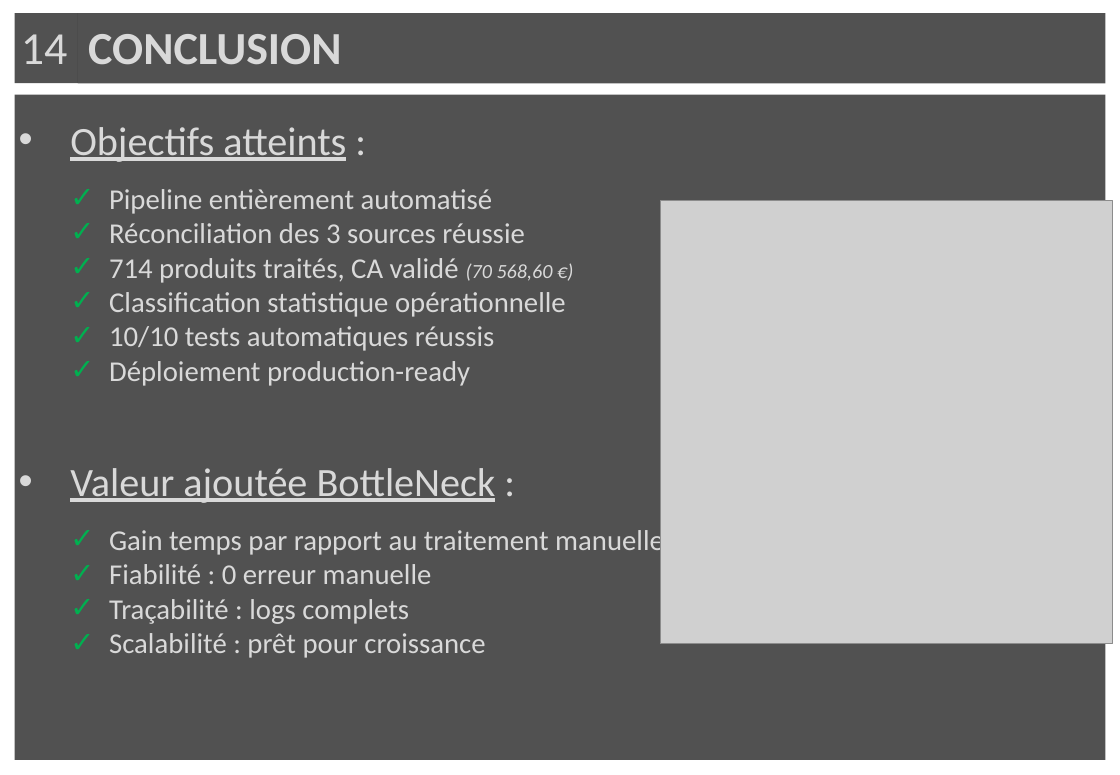
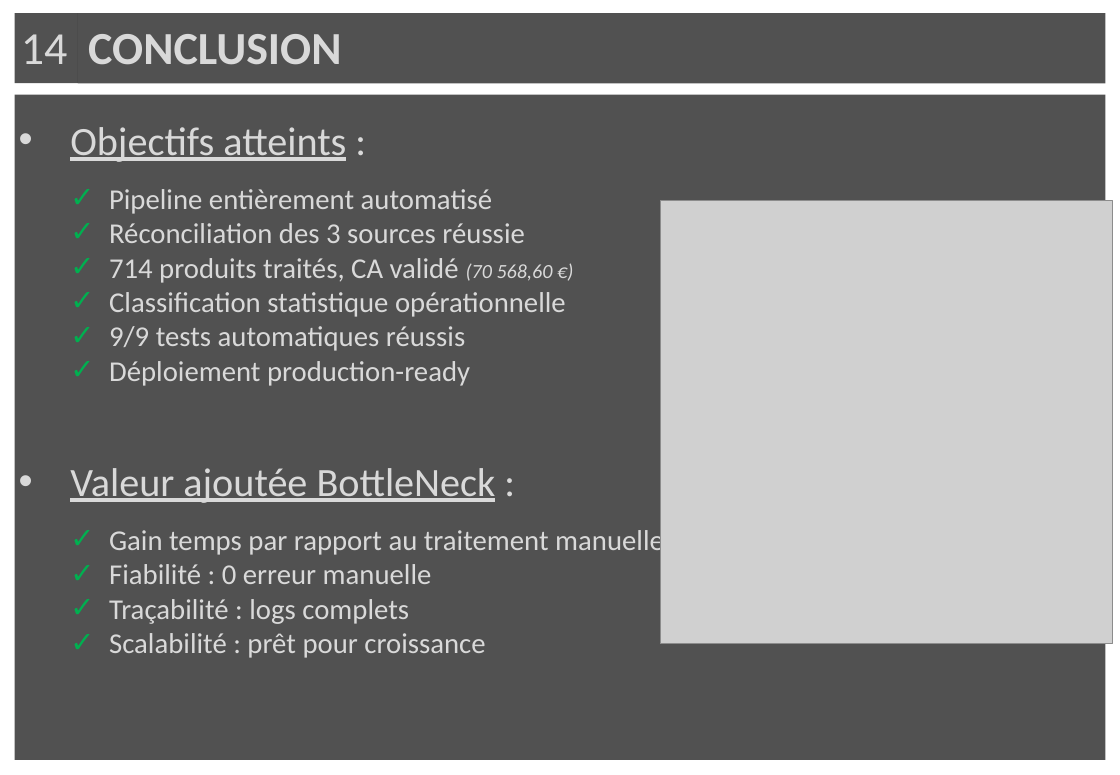
Before and after one commit to merais/formation, a slide deck: slide 15 of P10_Mettez_en_place_le_pipeline_d_orchestration_des_flux_aymeric_bailleul/_projet/_livrables/ABAI_P10_03_presentation_20250116.pptx. Drawn at 1120x775 pixels with LibreOffice and Linux fonts; fonts in the diff are those of the drawing; grey boxes stand for pictures; background and template pictures are left out. Boxes give left, top, right and bottom in pixels: in the first picture for what was removed or moved away, otherwise in the second. Text is boxed around its words. In the diff, an @@ line names an element or a change of style, - is before the commit and + after.

```diff
--- a/P10_Mettez_en_place_le_pipeline_d_orchestration_des_flux_aymeric_bailleul/_projet/_livrables/ABAI_P10_03_presentation_20250116.pptx
+++ b/P10_Mettez_en_place_le_pipeline_d_orchestration_des_flux_aymeric_bailleul/_projet/_livrables/ABAI_P10_03_presentation_20250116.pptx
@@ text in rectangle at (x1=109, y1=326, x2=465, y2=351): text changed @@
-      ✓ 10/10 tests automatiques réussis
+      ✓ 9/9 tests automatiques réussis
```
Also in this commit, not shown: 3 other slides changed, 7 other files.
